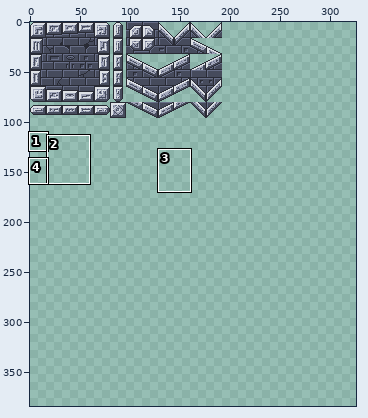
Pixel-art file: Assets/Art/Sprites/TilesetComplete.aseprite. Above: a wide view before the commit, with the close-up outlined.
Close-up. First the earlier version:
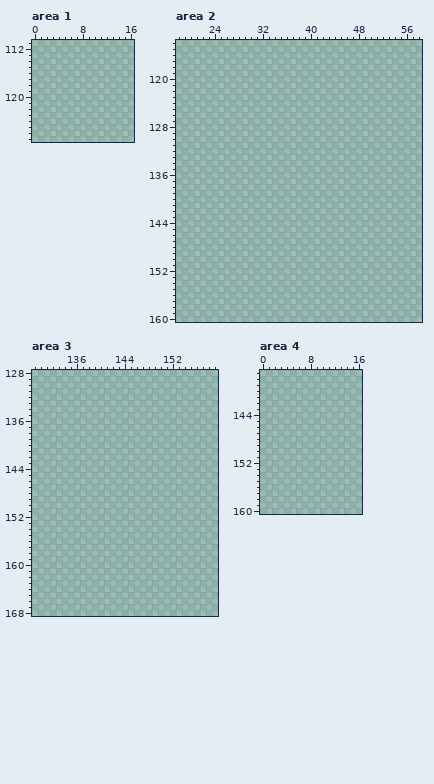
384x384 pixels, 1 frame. Pixels under 10% opacity are left out. Colours within 5 levels of each other are drawn and written as one. Shown: area 1: x 0..16, y 111..127; area 2: x 18..58, y 114..160; area 3: x 129..159, y 128..168; area 4: x 0..16, y 137..160. The wide view leaves out empty margins. The commit also changed other parts of the picture, which this record leaves out.
Visible layers, top first: "Weather", "Bricks".
Palette (. is transparent): 
Once edited:
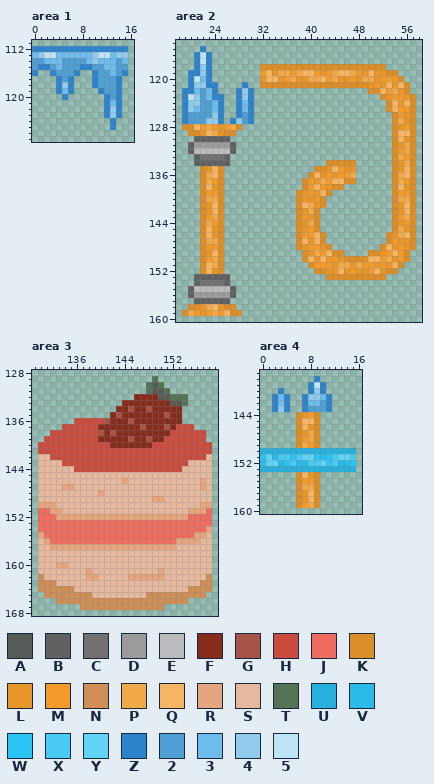
Colours new in this view: A #565b55  B #616161  C #717171  D #9b9b9b  E #bbbbbb  F #852c1d  G #a65446  H #c94c3f  J #ef6d60  K #db8d27  L #e8962a  M #f29b2c  N #ce8f56  P #f2a949  Q #f6b562  R #e4a57f  S #e6b89d  T #547355  U #27b0db  V #2abbe8  W #2cc4f2  X #49caf2  Y #62d4f6  Z #2d84ca  2 #4f9ed4  3 #6ebcec  4 #90cbec  5 #bfe4f6
Diff:
layer "Gameplay" now shown
Changed rows in their new state; - is an unchanged pixel.
Area 1, layer "Gameplay":
first column x 0:
112 ZZZZZZZZZZZZZZZZ
113 3455333333455344
114 2233322223433323
115 2ZZ23222ZZ223322
116 Z--Z222Z--Z2232Z
117 ----Z2Z---Z222Z-
118 ----Z4Z---Z222Z-
119 ----Z3Z----Z22Z-
120 -----Z------Z2Z-
121 ------------Z3Z-
122 ------------Z4Z-
123 ------------Z4Z-
124 -------------Z--
125 -------------Z--
Area 2, layer "Gameplay":
first column x 19:
115 ---Z-----------------------------------
116 --Z5Z----------------------------------
117 --Z5Z----------------------------------
118 --Z4Z--------KKKKKKKKKKKKKKKKKKKKK-----
119 -ZZ4Z--------MQLPPMPQQMLMPQQPMLQLLKK---
120 -Z53Z--------LQQLMPLLPPQMPLLMLPPLMMMK--
121 -Z44ZZ----Z--KKKKKKKKKKKKKKKKKKLMLQLQK-
122 ZZ323Z---Z4Z-------------------KKQMPLK-
123 Z5423ZZ--Z4Z---------------------KLMMLK
124 Z44223Z--Z3Z----------------------KQLQK
125 Z43223Z--Z3Z----------------------KQMMK
126 Z22224Z--Z2Z-----------------------KMLK
127 Z22244Z-Z42Z-----------------------KPLK
128 KKQMPMLMPK-------------------------KLMK
129 -KKLQPLKK--------------------------KQQK
130 --BBBBBB---------------------------KQLK
131 -BDDDDDDB--------------------------KLPK
132 -BEEEEEEB--------------------------KMPK
133 --BCCCCB---------------------------KPMK
134 --BBBBBB----------------KKKKK------KLPK
135 ---KLQK---------------KKLQMLL------KLQK
136 ---KPQK--------------KQLMLMMP------KPQK
137 ---KPMK-------------KMLPMQQKK------KPMK
138 ---KQLK-------------KMQMLKK--------KQLK
139 ---KMMK------------KLMLQK----------KMMK
140 ---KPPK------------KLLMK-----------KPPK
141 ---KLQK------------KQPLK-----------KLQK
142 ---KLQK------------KLPK------------KLQK
143 ---KMPK------------KMLK------------KMPK
144 ---KPMK------------KLPK------------KLMK
145 ---KQLK------------KLMK------------KPLK
146 ---KQLK------------KMMQK----------KLPQK
147 ---KPPK------------KQLQK----------KMLLK
148 ---KMMK------------KLMMLK--------KQLMLK
149 ---KLQK-------------KLPMQKK----KKLMQMK-
150 ---KMPK-------------KQLQLMLKKKKQQMPLMK-
151 ---KQPK--------------KMMMLPPLPMMLMLQK--
152 ---KQLK---------------KKLLQLMLLMQLKK---
153 --BBBBBB----------------KKKKKKKKKK-----
154 --BCCCCB-------------------------------
155 -BEEEEEEB------------------------------
156 -BDDDDDDB------------------------------
157 --BBBBBB-------------------------------
158 -KKLPQLKK------------------------------
159 KPMLMPMQKK-----------------------------
Area 3, layer "Gameplay":
first column x 130:
129 -------------------T---------
130 ------------------TAT--------
131 ------------------TAAT-------
132 ----------------FFFFAATTT----
133 --------------FFFFFFFFAAT----
134 -------------FFGFFGFFFFF-----
135 ------------FGFFFFFFFGFF-----
136 ------HHHHHGFFFGFFFFFFFF-----
137 ----HHHHHHFFFFFFFGFFFGFHHH---
138 --HHHHHHHHGFGFFFFFFFFFHHHHHH-
139 -HHHHHHHHHFFFFFGFFGFFHHHHHHH-
140 HHHHHHHHHHHHFFFFFFFHHHHHHHHHH
141 HHHHHHHHHHHHHHHHHHHHHHHHHHHHH
142 SSHHHHHHHHHHHHHHHHHHHHHHHHHHS
143 SSSSHHHHHHHHHHHHHHHHHHHHHSSSS
144 SSSSSSHHHHHHHHHHHHHHHHHHSSSSS
145 SSSSSSSSSSSSSSSSSSSSSSSSSSSSS
146 SSSSSSSSSSSSSSRSSSSSSSSSSSSRS
147 SSSSRRSSSSSSSSSSSSSSSSSSSSSRS
148 SSSSSSSSSSRSSSSSSSSSSSSSSSSSS
149 SSSSSSSSSSSSSSSSSSSRRSSSSSSSS
150 RRRSSSSSSSSSSSSSSSSSSSSSSSSRR
151 JJRRSSSSSSSSSSSSSSSSSSSSSRRRJ
152 JJJRRRRRRRRRRRRRRRRRRRRRRJJJJ
153 JJJJJJJJJJJJJJJJJJJJJJJJJJJJJ
154 JJJJJJJJJJJJJJJJJJJJJJJJJJJJR
155 RJJJJJJJJJJJJJJJJJJJJJJJJJRRS
156 SRJJJJJJJJJJJJJJJJJJJJJRRRRSS
157 SSRRRRRRRRRRRRRRRRRRRRRSSSSSS
158 SSSSSSSSSSSSSSSSSSSSSSSSSSSSS
159 SSSSSSSSSSSSSSSSSSSSSSSSSSSSS
160 SSSRRSSSSSSSSSSSSSSSSSSSSSSSS
161 SSSSSSSSRSSSSSSSSSSSRSSSSSSSS
162 NSSSSSSSRRSSSSSRRRRRRSSSSSSSN
163 NNNSSSSSSSSSSSSSSSSSSSSSSSSNN
164 NNNNNNSSSSSSSSSSSSSSSSSSSNNNN
165 -NNNNNNNNSSSSSSSSSNNNNNNNNNN-
166 ---NNNNNNNNNNNNNNNNNNNNNN----
167 -------NNNNNNNNNNNNNN--------
Area 4, layer "Gameplay":
first column x 0:
138 ---------Z------
139 --------Z5Z-----
140 ---Z----Z4Z-----
141 --Z3Z--Z443Z----
142 --Z3Z--Z332Z----
143 --Z4Z--Z222Z----
144 ------KLMK------
145 ------KQQK------
146 ------KQLK------
147 ------KLPK------
148 ------KMPK------
149 ------KPMK------
150 UUUUUUUUUUUUUUUU
151 WYVXXWXYYWVWXYYX
152 VYYVWXVVXXYWXVVW
153 UUUUUUUUUUUUUUUU
154 ------KQLK------
155 ------KMMK------
156 ------KPPK------
157 ------KLQK------
158 ------KLQK------
159 ------KMPK------
Boxes around the changes in both close-ups, in picture pixels (x1, y1, x2, y2):
added: (32, 46, 128, 130)
added: (182, 46, 416, 316)
added: (38, 376, 212, 610)
added: (260, 376, 356, 508)
